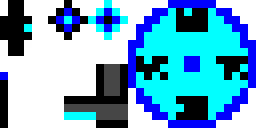
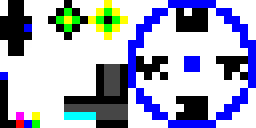
Revision of a layered 256 × 128 image; what changed, layer by layer:
painted on "Layer 2" over [8, 0, 248, 128]
